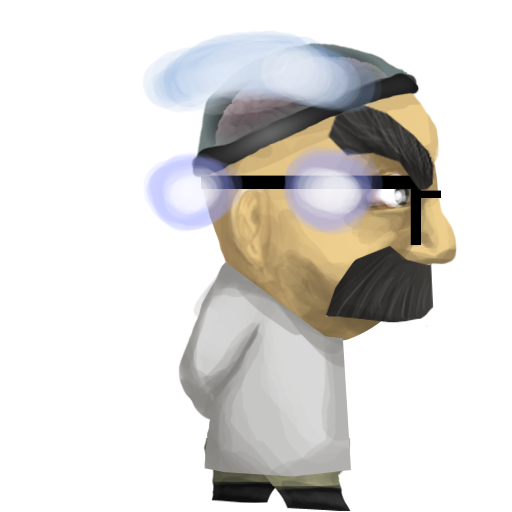
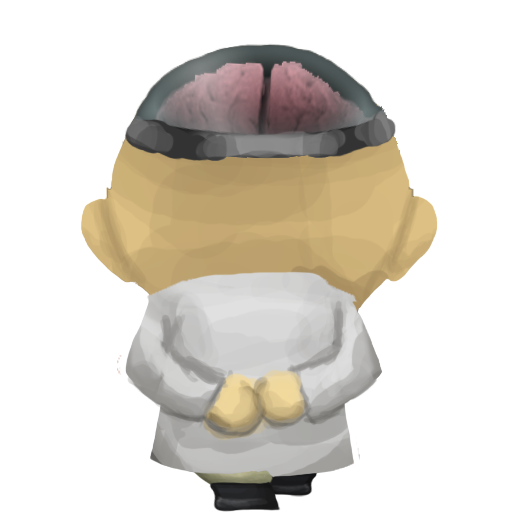
Before/after of a (512, 512) layered artwork. What changed in the layer stack:
hid "Layer 10" over [141, 30, 384, 236]
added group "Group 1 copy" with 7 layers above "Group 2" over [81, 30, 458, 512]
added layer "Layer 8" (1st of 2, in "Group 1 copy") in group "Group 1 copy" over [125, 43, 396, 161]
added layer "Layer 3" (1st of 2, in "Group 1 copy") in group "Group 1 copy" over [91, 251, 387, 502]
added layer "Layer 1" (1st of 2, in "Group 1 copy") in group "Group 1 copy" over [117, 271, 383, 478]
added layer "Layer 26" in group "Group 1 copy" over [81, 30, 458, 512]
added layer "Layer 4" (1st of 2, in "Group 1 copy") in group "Group 1 copy" over [81, 45, 438, 348]
hid group "Group 2" (13 layers) over [100, 30, 458, 512]
showed group "Group 1" (10 layers) over [81, 45, 438, 512]
showed "Layer 11" (2nd of 2, in "Group 1"), painted on it over [178, 451, 344, 512]
